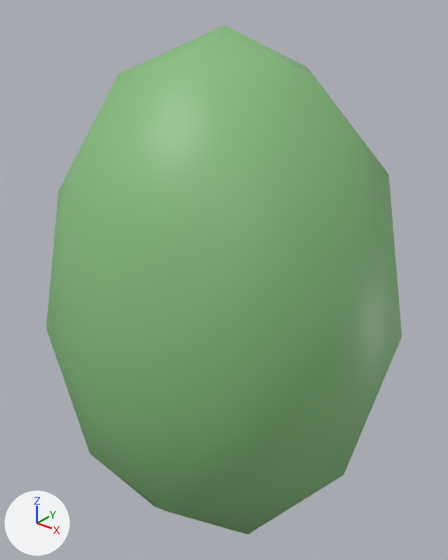
A saved change to the Blender file Assets/Art/Models/Environment/Tree3.blend.
Rendered twice from a camera (50 mm lens) standing at (3.97, -4.97, 6.4) and looking at (-0.08, 0.09, 3.26). Every picture has the same lights, and +X, +Y and +Z are marked at lower left.

The first picture shows 'Tree'.
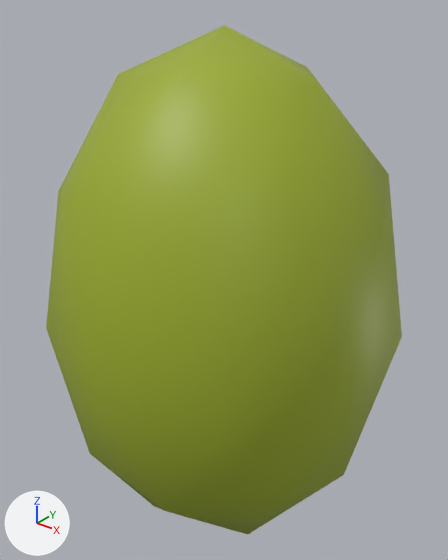
Changed parts and their boxes (x1, y1, x2, y2) in the pictures (448 x 560 px):
'Tree', surface changed: (46, 25, 402, 534) in both

What changed in the scene script:
```text
Add img_df_colorpalette_png:
    img_df_colorpalette_png = load_image('DF_ColorPalette.png', '../../Materials/Map/Dark Forest/DF_ColorPalette.png', 4, 4, 'sRGB')
Change mat_material:
    mat_material.texture: img_colorpalette_png -> img_df_colorpalette_png
```
